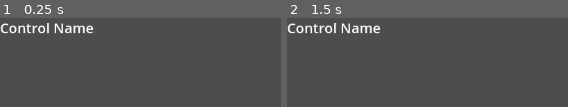
Above: before the commit, frames 1-2 (left to right).
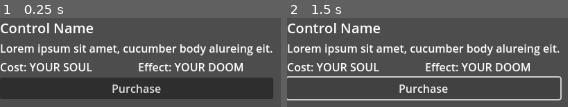
Above: after the commit, the same moments.

Repository: Fuzzy39/TeamJam
Game: Godot game, scene res://Scenes/Upgrade.tscn
Same seed, same stepped clock (60 frames per second), same inputs: the game is played once before the commit and once after it. This scene is started directly instead of the project's main scene.
Inputs (mouse positions are in pixels of both pictures, inside the frame that each line leads up to):
- Up to frame 1 (0.25 s): no input
- Up to frame 2 (1.5 s): click (424, 88) at 0.5 s, where only the run after the commit has a clickable "Purchase"; tap Enter at 1.25 s; hold Right (right) from 1.28 s (still down)

The runs differ from the first frame. In frame 1, 31% of the frame differs, in the area x 0-98%, y 29-92%; in frame 2, 14%.

Commit message:
created upgrade

Diff:
--- a/Scenes/Upgrade.tscn
+++ b/Scenes/Upgrade.tscn
@@ -16,7 +16,29 @@
 offset_right = 40.0
 offset_bottom = 40.0
 
-[node name="Label" type="Label" parent="VBoxContainer"]
+[node name="Name" type="Label" parent="VBoxContainer"]
 layout_mode = 2
 text = "Control Name"
 label_settings = SubResource("LabelSettings_exwgn")
+
+[node name="Description" type="Label" parent="VBoxContainer"]
+layout_mode = 2
+text = "Lorem ipsum sit amet, cucumber body alureing eit."
+
+[node name="HBoxContainer" type="HBoxContainer" parent="VBoxContainer"]
+layout_mode = 2
+
+[node name="Cost" type="Label" parent="VBoxContainer/HBoxContainer"]
+layout_mode = 2
+size_flags_horizontal = 3
+text = "Cost: YOUR SOUL"
+
+[node name="Label" type="Label" parent="VBoxContainer/HBoxContainer"]
+layout_mode = 2
+size_flags_horizontal = 3
+text = "Effect: YOUR DOOM
+"
+
+[node name="Button" type="Button" parent="VBoxContainer"]
+layout_mode = 2
+text = "Purchase"
